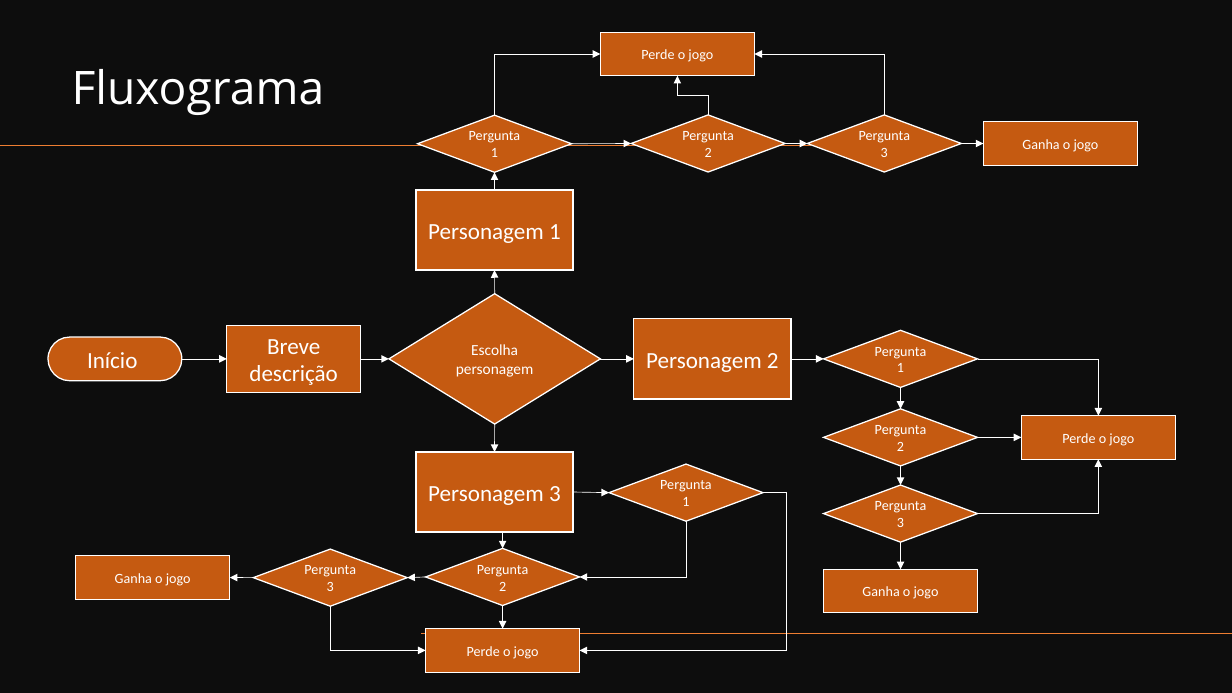
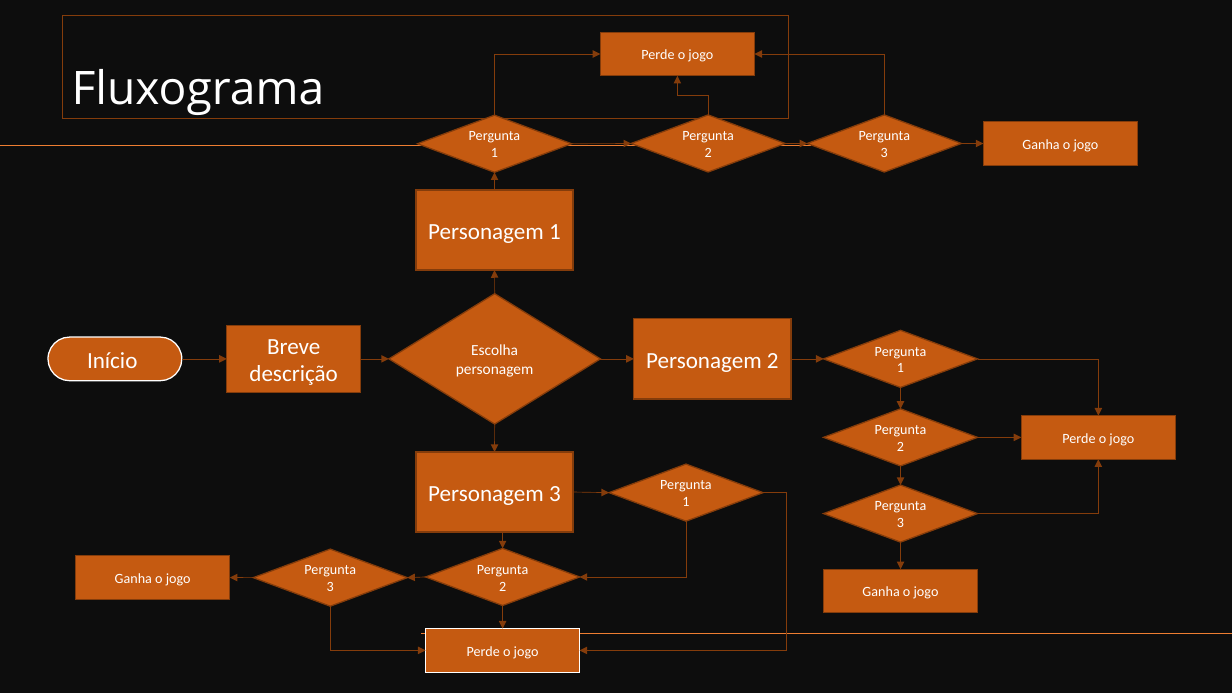
Before and after one commit to Jessica-s-paiva/Jogo-de-escolhas, a slide deck: slide 4 of materiais-complementares/fluxograma projeto.pptx. Drawn at 1232x693 pixels with LibreOffice and Linux fonts; fonts in the diff are those of the drawing. Boxes give left, top, right and bottom in pixels: in the first picture for what was removed or moved away, otherwise in the second. Text is boxed around its words. In the diff, an @@ line names an element or a change of style, - is before the commit and + after.

```diff
--- a/materiais-complementares/fluxograma projeto.pptx
+++ b/materiais-complementares/fluxograma projeto.pptx
@@ title "Fluxograma": place and size @@
-title "Fluxograma" at <box>72,69,325,115</box>
+title "Fluxograma" at <box>63,16,789,119</box>
@@ title "Fluxograma" at <box>63,16,789,119</box>: outline none to #843C0B 0.75 pt @@
@@ elbow arrow (494, 116) - (601, 55): stroke #FFFFFF 0.5 pt to #843C0B 0.5 pt @@
@@ elbow arrow (884, 115) - (754, 55): stroke #FFFFFF 0.5 pt to #843C0B 0.5 pt @@
@@ elbow arrow (708, 115) - (677, 76): stroke #FFFFFF 0.5 pt to #843C0B 0.5 pt @@
@@ arrow (572, 144) - (631, 143): stroke #FFFFFF 0.5 pt to #843C0B 0.5 pt @@
@@ arrow (786, 143) - (808, 143): stroke #FFFFFF 0.5 pt to #843C0B 0.5 pt @@
@@ arrow (961, 143) - (983, 143): stroke #FFFFFF 0.5 pt to #843C0B 0.5 pt @@
@@ arrow (494, 190) - (494, 172): stroke #FFFFFF 0.5 pt to #843C0B 0.5 pt @@
@@ arrow (494, 294) - (494, 270): stroke #FFFFFF 0.5 pt to #843C0B 0.5 pt @@
@@ arrow (182, 359) - (227, 359): stroke #FFFFFF 0.5 pt to #843C0B 0.5 pt @@
@@ arrow (360, 359) - (389, 359): stroke #FFFFFF 0.5 pt to #843C0B 0.5 pt @@
@@ arrow (601, 359) - (634, 359): stroke #FFFFFF 0.5 pt to #843C0B 0.5 pt @@
@@ arrow (791, 359) - (823, 359): stroke #FFFFFF 0.5 pt to #843C0B 0.5 pt @@
@@ elbow arrow (978, 359) - (1099, 416): stroke #FFFFFF 0.5 pt to #843C0B 0.5 pt @@
@@ arrow (901, 387) - (901, 409): stroke #FFFFFF 0.5 pt to #843C0B 0.5 pt @@
@@ outline #FFFFFF 1 pt to #843C0B 1 pt in 19 elements at <box>227,325,361,393</box>, <box>389,294,601,424</box>, <box>823,331,978,388</box>, <box>426,549,580,606</box>, <box>418,116,572,173</box>, <box>253,549,408,606</box>, <box>76,555,230,599</box>, <box>823,569,978,613</box>, <box>823,409,978,466</box>, <box>601,32,755,76</box>, <box>631,115,786,172</box>, <box>416,452,573,532</box>, <box>416,190,573,271</box>, <box>634,319,791,399</box>, <box>808,115,962,172</box>, <box>823,485,978,543</box>, <box>609,464,763,521</box>, <box>983,122,1138,165</box>, <box>1021,416,1176,459</box> @@
@@ arrow (494, 424) - (494, 452): stroke #FFFFFF 0.5 pt to #843C0B 0.5 pt @@
@@ arrow (978, 437) - (1021, 437): stroke #FFFFFF 0.5 pt to #843C0B 0.5 pt @@
@@ arrow (901, 466) - (901, 485): stroke #FFFFFF 0.5 pt to #843C0B 0.5 pt @@
@@ elbow arrow (978, 514) - (1099, 459): stroke #FFFFFF 0.5 pt to #843C0B 0.5 pt @@
@@ arrow (573, 493) - (609, 493): stroke #FFFFFF 0.5 pt to #843C0B 0.5 pt @@
@@ elbow arrow (763, 493) - (579, 651): stroke #FFFFFF 0.5 pt to #843C0B 0.5 pt @@
@@ arrow (503, 527) - (503, 549): stroke #FFFFFF 0.5 pt to #843C0B 0.5 pt @@
@@ elbow arrow (686, 521) - (579, 577): stroke #FFFFFF 0.5 pt to #843C0B 0.5 pt @@
@@ arrow (901, 543) - (901, 569): stroke #FFFFFF 0.5 pt to #843C0B 0.5 pt @@
@@ arrow (253, 578) - (230, 578): stroke #FFFFFF 0.5 pt to #843C0B 0.5 pt @@
@@ arrow (426, 577) - (408, 578): stroke #FFFFFF 0.5 pt to #843C0B 0.5 pt @@
@@ elbow arrow (330, 606) - (426, 651): stroke #FFFFFF 0.5 pt to #843C0B 0.5 pt @@
@@ arrow (503, 605) - (503, 628): stroke #FFFFFF 0.5 pt to #843C0B 0.5 pt @@
```
Also in this commit, not shown: 7 other files.
